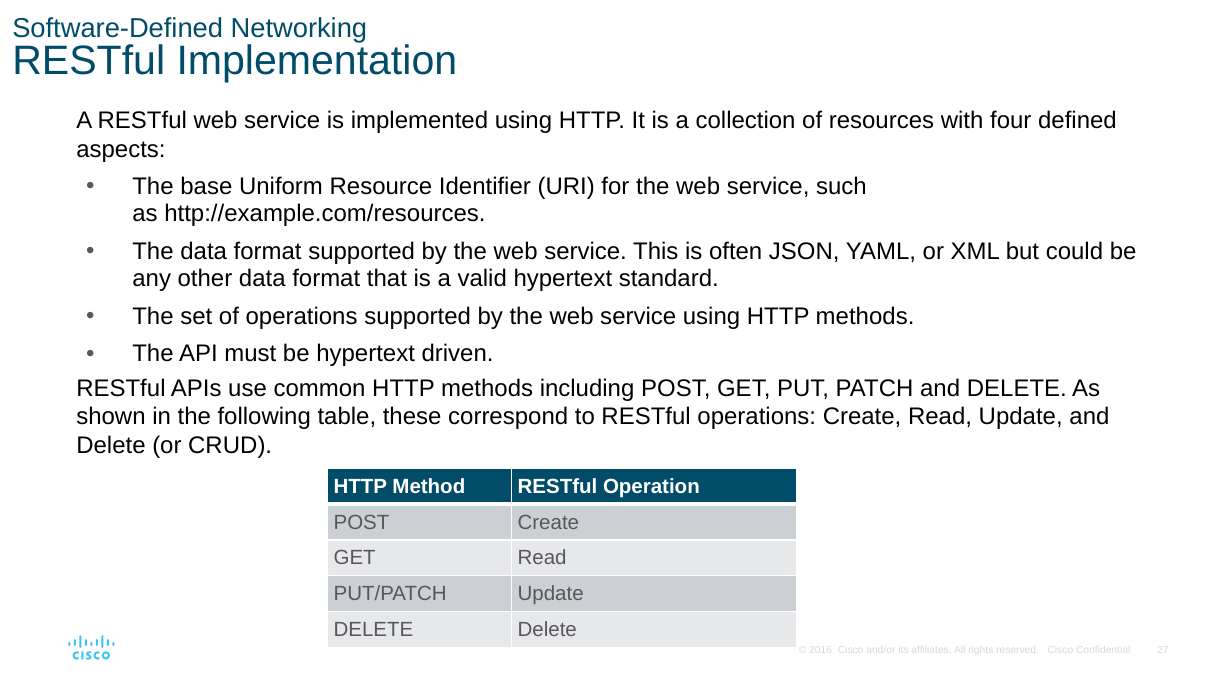
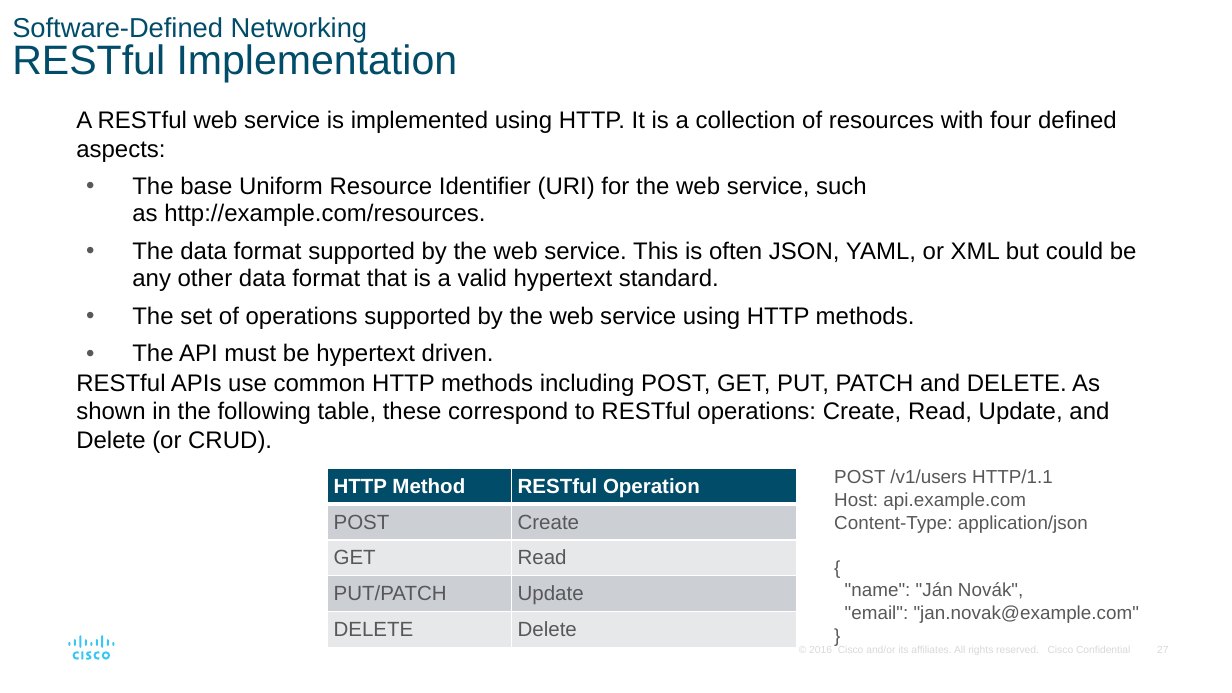
Before and after one commit to jb23lm87/CCNA-V7, a slide deck: slide 27 of ENSA_Module_14.pptx. Drawn at 1232x693 pixels with LibreOffice and Linux fonts; fonts in the diff are those of the drawing. Boxes give left, top, right and bottom in pixels: in the first picture for what was removed or moved away, otherwise in the second. Text is boxed around its words. In the diff, an @@ line names an element or a change of style, - is before the commit and + after.

```diff
--- a/ENSA_Module_14.pptx
+++ b/ENSA_Module_14.pptx
@@ text at box(76, 110, 1117, 453): less space between paragraphs @@
@@ text added at box(834, 469, 1139, 623), 11 pt, text #58585B @@
+POST /v1/users HTTP/1.1
+Host: api.example.com
+Content-Type: application/json
+{
+"name": "Ján Novák",
+"email": "jan.novak@example.com"
+}
```
Also in this commit, not shown: 46 other slides changed, 4 slides added, 4 slides removed.
